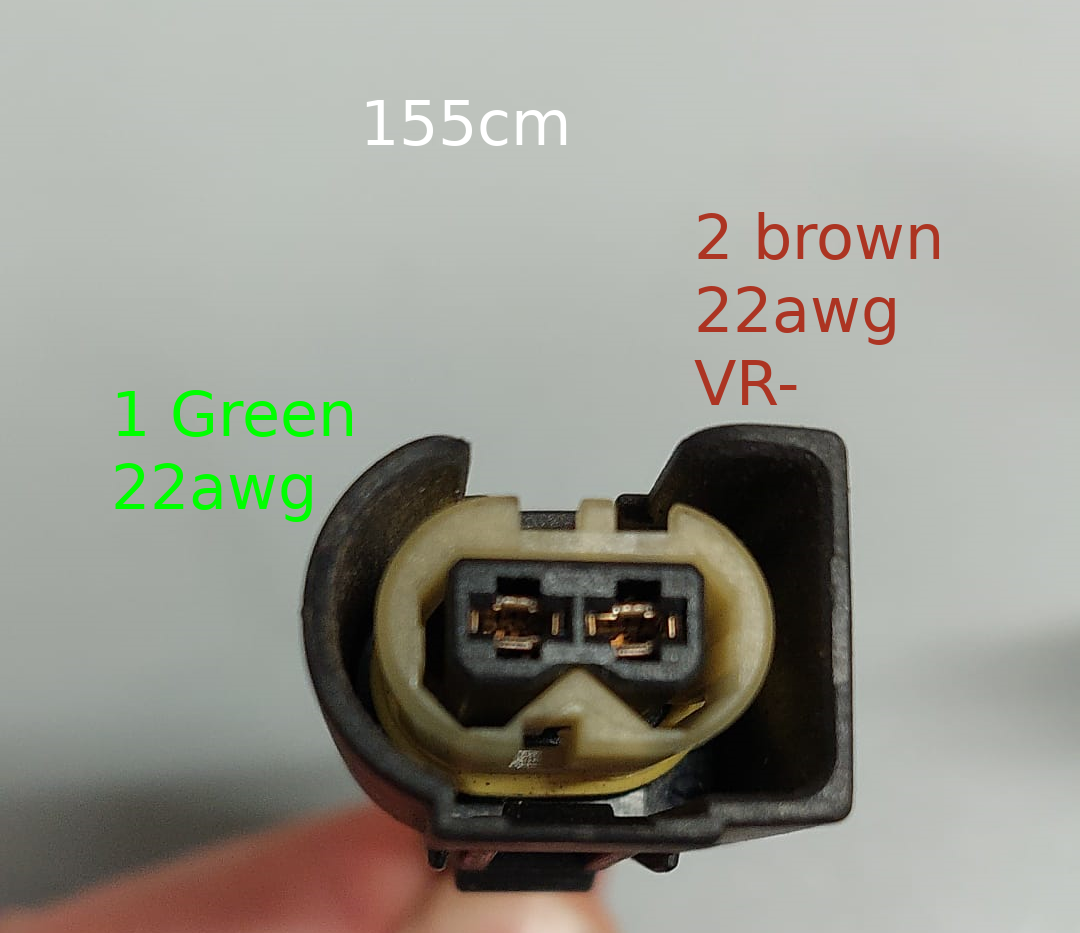
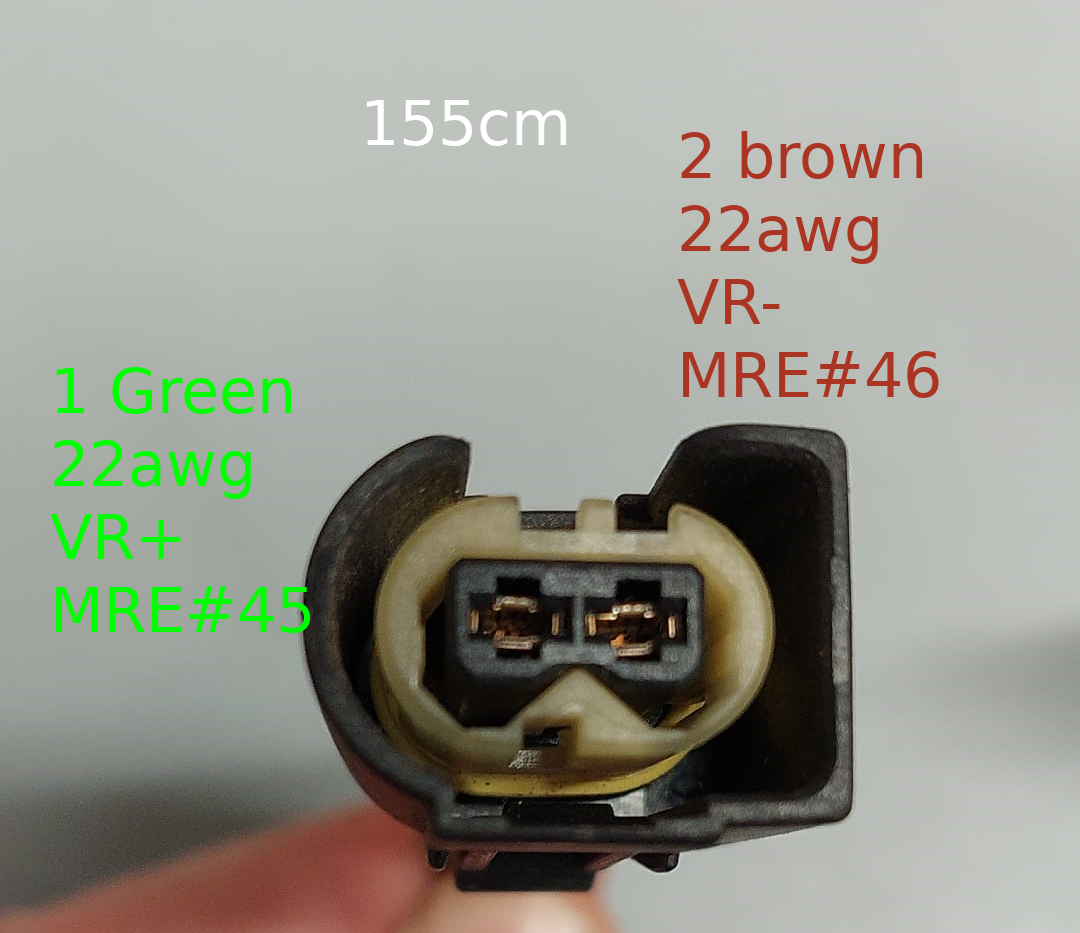
Two versions of the same layered image (1080x933). Layer-by-layer changes:
painted on "2 brown ..." over [677, 131, 940, 405]
painted on "1 Green ..." over [50, 367, 353, 633]
